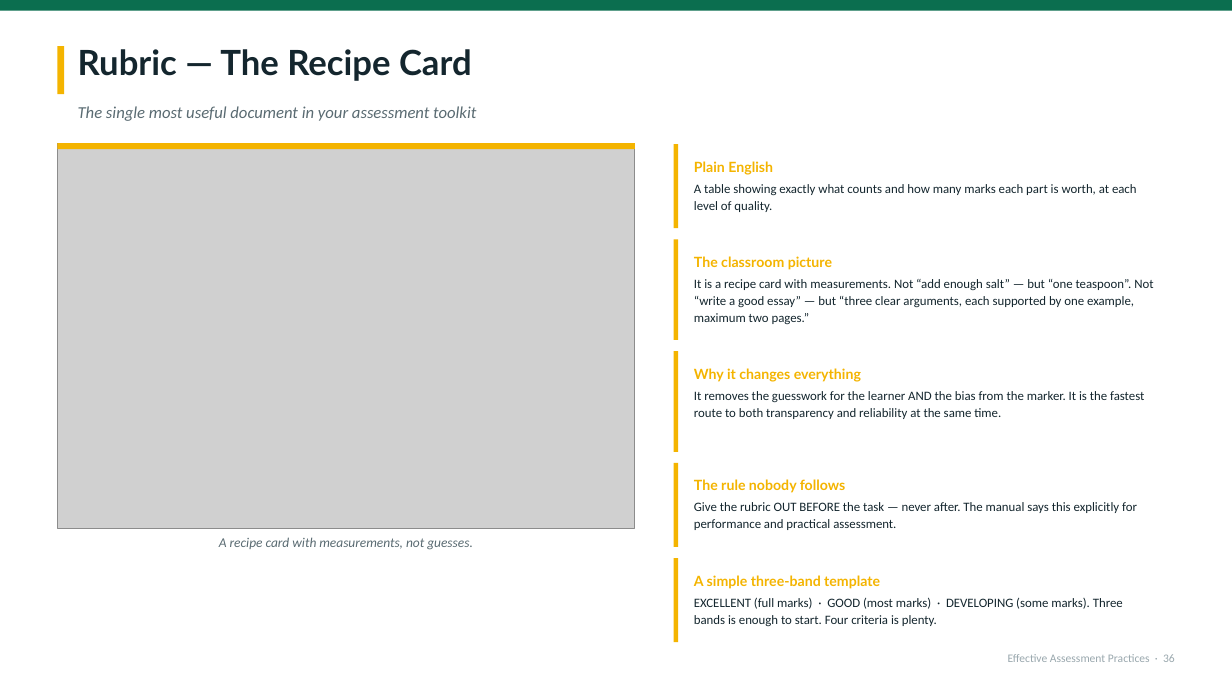
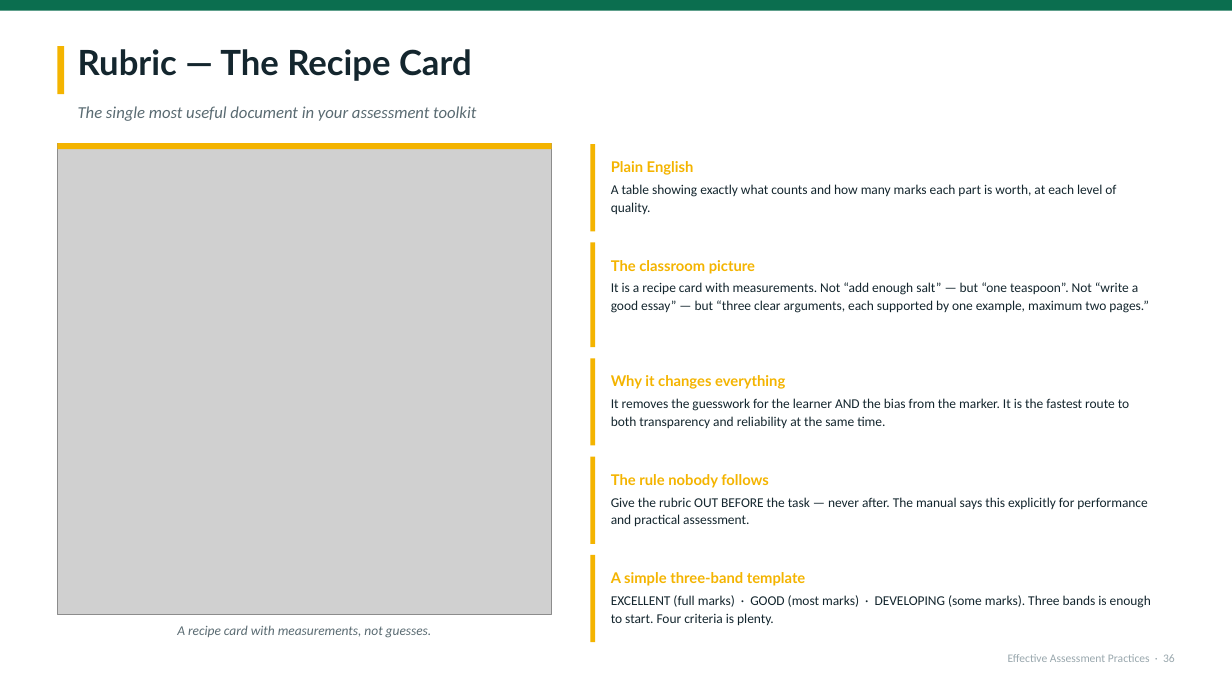
Before and after one commit to kumahemmanuel69-oss/Keelson-ACADEX, a slide deck: slide 36 of deliverables/Effective-Assessment-Practices-KATON-2026.pptx. Drawn at 1232x693 pixels with LibreOffice and Linux fonts; fonts in the diff are those of the drawing; grey boxes stand for pictures. Boxes give left, top, right and bottom in pixels: in the first picture for what was removed or moved away, otherwise in the second. Text is boxed around its words. In the diff, an @@ line names an element or a change of style, - is before the commit and + after.

```diff
--- a/deliverables/Effective-Assessment-Practices-KATON-2026.pptx
+++ b/deliverables/Effective-Assessment-Practices-KATON-2026.pptx
@@ picture: place and size @@
-picture at (57, 143, 635, 529)
+picture at (57, 143, 552, 615)
@@ rectangle: place and size @@
-rectangle at (57, 143, 635, 150)
+rectangle at (57, 143, 552, 150)
@@ rounded rectangle: place and size @@
-rounded rectangle at (674, 144, 1175, 228)
+rounded rectangle at (591, 144, 1175, 231)
@@ rectangle: place and size @@
-rectangle at (674, 144, 678, 228)
+rectangle at (591, 144, 595, 231)
@@ text "Plain English": place and size @@
-text "Plain English" at (694, 161, 1137, 212)
+text "Plain English" at (611, 161, 1116, 214)
@@ text "Plain English" at (611, 161, 1116, 214): size 11 to 11.5 pt in "Plain English"; size 10 to 10.5 pt in "A table showing exactly what counts and ..." @@
@@ rounded rectangle: place and size @@
-rounded rectangle at (674, 239, 1175, 340)
+rounded rectangle at (591, 242, 1175, 347)
@@ rectangle: place and size @@
-rectangle at (674, 239, 678, 340)
+rectangle at (591, 242, 595, 347)
@@ text "The classroom picture": place and size @@
-text "The classroom picture" at (694, 256, 1153, 324)
+text "The classroom picture" at (611, 260, 1149, 313)
@@ text "The classroom picture" at (611, 260, 1149, 313): size 11 to 11.5 pt in "The classroom picture"; size 10 to 10.5 pt in "It is a recipe card with measurements. ..." @@
@@ rounded rectangle: place and size @@
-rounded rectangle at (674, 351, 1175, 452)
+rounded rectangle at (591, 359, 1175, 445)
@@ rectangle: place and size @@
-rectangle at (674, 351, 678, 452)
+rectangle at (591, 359, 595, 445)
@@ text "Why it changes everything": place and size @@
-text "Why it changes everything" at (694, 368, 1144, 419)
+text "Why it changes everything" at (611, 375, 1129, 428)
@@ text "Why it changes everything" at (611, 375, 1129, 428): size 11 to 11.5 pt in "Why it changes everything"; size 10 to 10.5 pt in "It removes the guesswork for the learner ..." @@
@@ rounded rectangle: place and size @@
-rounded rectangle at (674, 463, 1175, 547)
+rounded rectangle at (591, 457, 1175, 543)
@@ rectangle: place and size @@
-rectangle at (674, 463, 678, 547)
+rectangle at (591, 457, 595, 543)
@@ text "The rule nobody follows": place and size @@
-text "The rule nobody follows" at (694, 479, 1137, 530)
+text "The rule nobody follows" at (611, 474, 1147, 527)
@@ text "The rule nobody follows" at (611, 474, 1147, 527): size 11 to 11.5 pt in "The rule nobody follows"; size 10 to 10.5 pt in "Give the rubric OUT BEFORE the task ..." @@
@@ rounded rectangle: place and size @@
-rounded rectangle at (674, 558, 1175, 642)
+rounded rectangle at (591, 555, 1175, 642)
@@ rectangle: place and size @@
-rectangle at (674, 558, 678, 642)
+rectangle at (591, 555, 595, 642)
@@ text "A simple three-band template": place and size @@
-text "A simple three-band template" at (694, 575, 1123, 626)
+text "A simple three-band template" at (611, 572, 1151, 626)
@@ text "A simple three-band template" at (611, 572, 1151, 626): size 11 to 11.5 pt in "A simple three-band template"; size 10 to 10.5 pt in "EXCELLENT (full marks) · GOOD (most marks) ..." @@
@@ text "A recipe card with measurements, ...": place and size @@
-text "A recipe card with measurements, ..." at (219, 537, 473, 550)
+text "A recipe card with measurements, ..." at (177, 626, 432, 638)
```
Also in this commit, not shown: 22 other slides changed, 2 other files.
